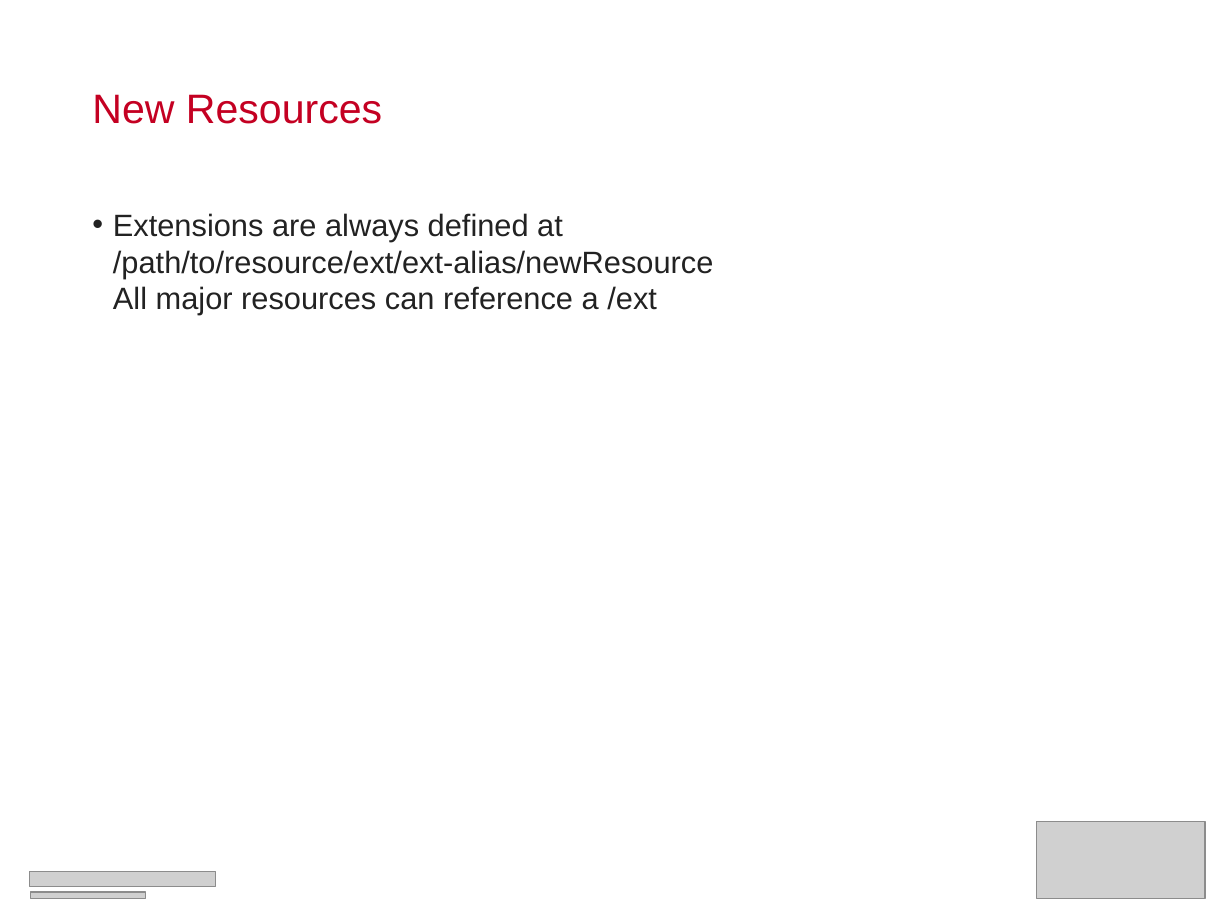
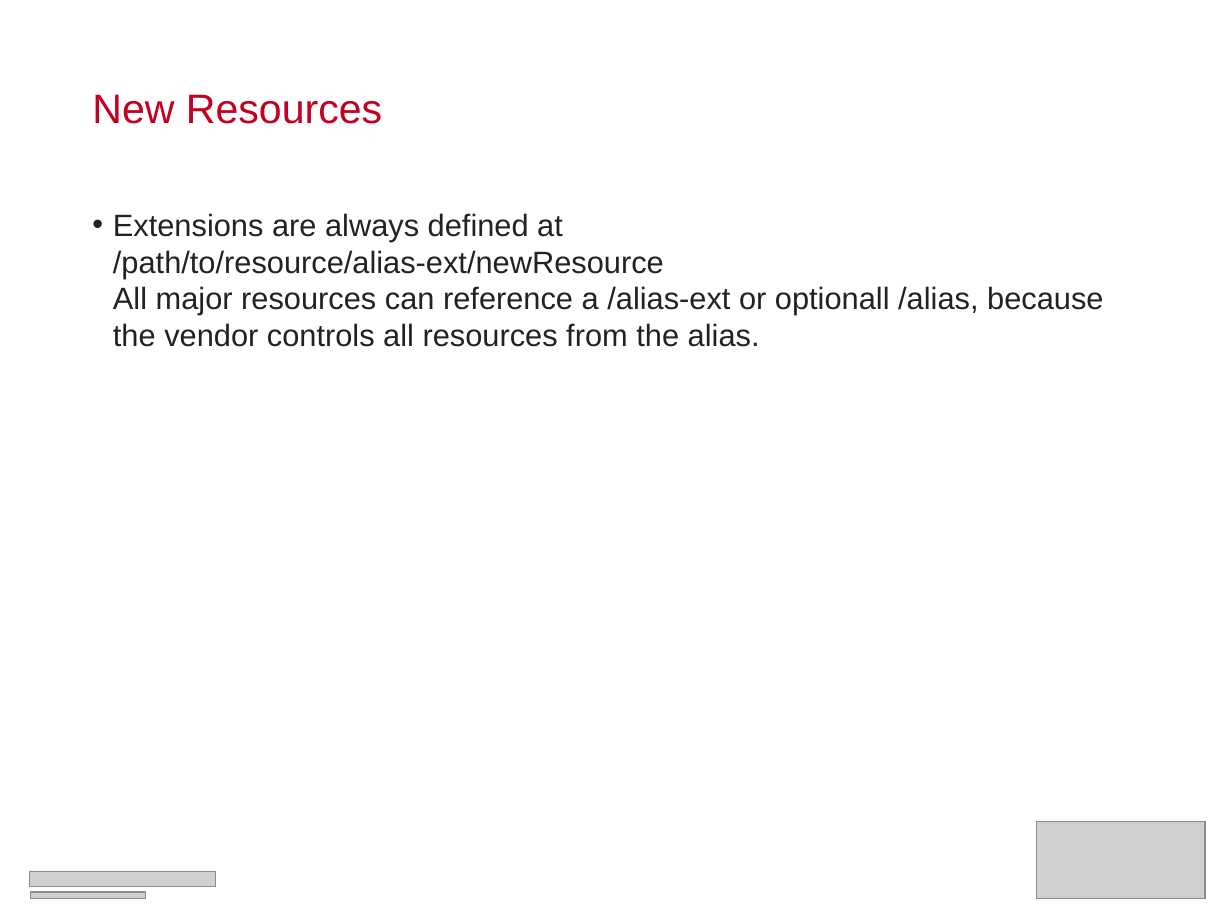
Before and after one commit to RackerWilliams/OpenStack-Extensions, a slide deck: slide 31 of Extensions.ppt (slide 32 before the commit). Drawn at 1232x924 pixels with LibreOffice and Linux fonts; fonts in the diff are those of the drawing; grey boxes stand for pictures. Boxes give left, top, right and bottom in pixels: in the first picture for what was removed or moved away, otherwise in the second. Text is boxed around its words. In the diff, an @@ line names an element or a change of style, - is before the commit and + after.

```diff
--- a/Extensions.ppt
+++ b/Extensions.ppt
@@ text at [113,213,1103,347]: text changed @@
-• Extensions are always defined at
-  /path/to/resource/ext/ext-alias/newResource
-  All major resources can reference a /ext
+• Extensions are always defined at
+  /path/to/resource/alias-ext/newResource
+  All major resources can reference a /alias-ext or optionall /alias, because the vendor controls all resources from the alias.
```
Also in this commit, not shown: 16 other slides changed, 3 slides added, 12 slides removed.
